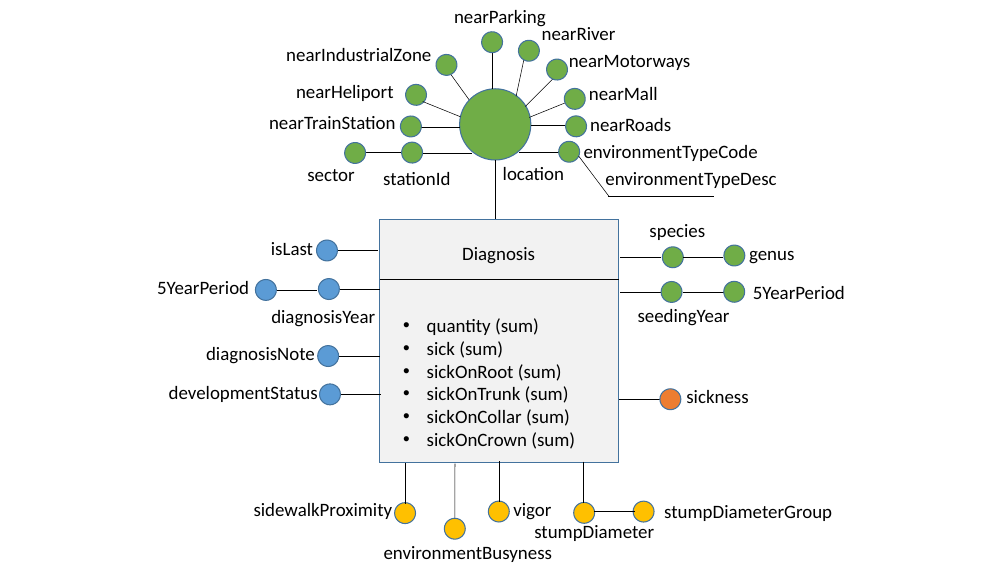
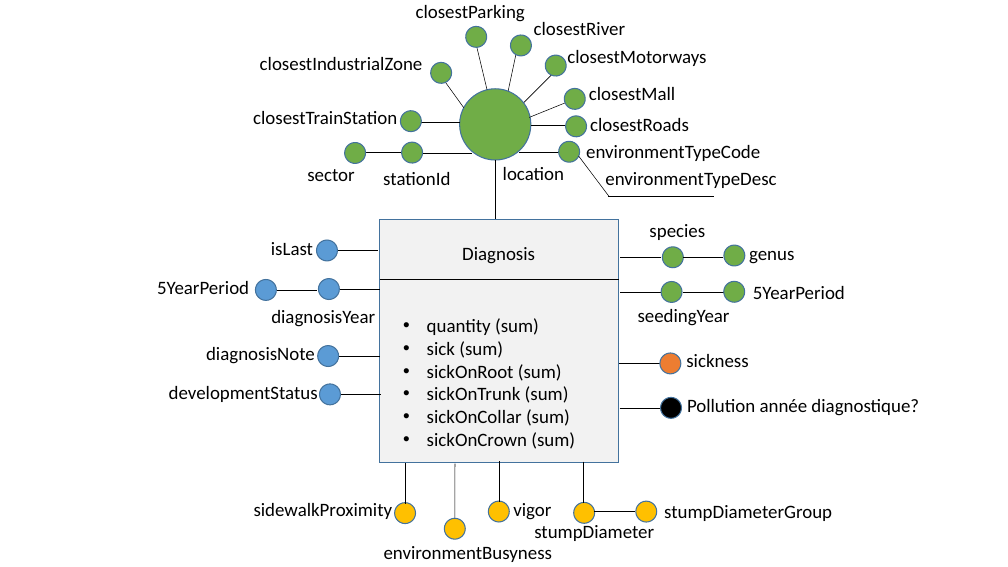
Before and after one commit to mroklom/Projet-Decisionnel-JVCTL, a slide deck: slide 1 of df-model/df-model.pptx. Drawn at 1008x567 pixels with LibreOffice and Linux fonts; fonts in the diff are those of the drawing. Boxes give left, top, right and bottom in pixels: in the first picture for what was removed or moved away, otherwise in the second. Text is boxed around its words. In the diff, an @@ line names an element or a change of style, - is before the commit and + after.

Commit message:
near -> closest

```diff
--- a/df-model/df-model.pptx
+++ b/df-model/df-model.pptx
@@ text at (x1=416, y1=5, x2=525, y2=22): text changed @@
-nearParking
+closestParking
@@ ellipse moved from (x1=477, y1=27, x2=507, y2=57) to (x1=461, y1=22, x2=491, y2=52) @@
@@ text at (x1=534, y1=22, x2=625, y2=35): text changed @@
-nearRiver
+closestRiver
@@ text at (x1=260, y1=57, x2=423, y2=70): text changed @@
-nearIndustrialZone
+closestIndustrialZone
@@ ellipse moved from (x1=432, y1=50, x2=462, y2=80) to (x1=427, y1=58, x2=457, y2=88) @@
@@ line moved from (492, 48) - (492, 89) to (476, 44) - (487, 90) @@
@@ ellipse moved from (x1=514, y1=36, x2=544, y2=66) to (x1=506, y1=30, x2=536, y2=60) @@
@@ line moved from (516, 96) - (525, 56) to (508, 91) - (516, 51) @@
@@ text at (x1=567, y1=50, x2=706, y2=66): text changed @@
-nearMotorways
+closestMotorways
@@ text removed at (x1=296, y1=85, x2=394, y2=101) @@
-nearHeliport
@@ ellipse removed at (x1=402, y1=80, x2=432, y2=110) @@
@@ line moved from (448, 71) - (469, 100) to (443, 79) - (464, 107) @@
@@ 2 ellipses, 2 lines moved together from (x1=396, y1=55, x2=572, y2=141) to (x1=396, y1=51, x2=571, y2=136) @@
@@ text at (x1=589, y1=87, x2=675, y2=100): text changed @@
-nearMall
+closestMall
@@ text at (x1=253, y1=111, x2=397, y2=124): text changed @@
-nearTrainStation
+closestTrainStation
@@ line removed from (423, 101) to (461, 117) @@
@@ text at (x1=590, y1=118, x2=689, y2=131): text changed @@
-nearRoads
+closestRoads
@@ 1 text, 1 ellipse, 1 line moved together from (x1=619, y1=389, x2=748, y2=410) to (x1=619, y1=353, x2=748, y2=374) @@
@@ line added from (620, 408) to (661, 408), #000000 0.5 pt @@
@@ ellipse added at (x1=661, y1=398, x2=682, y2=419), fill #000000, outline #43739E 1 pt @@
@@ text added at (x1=687, y1=399, x2=919, y2=416), 18 pt, text #000000 @@
+Pollution année diagnostique?
```
